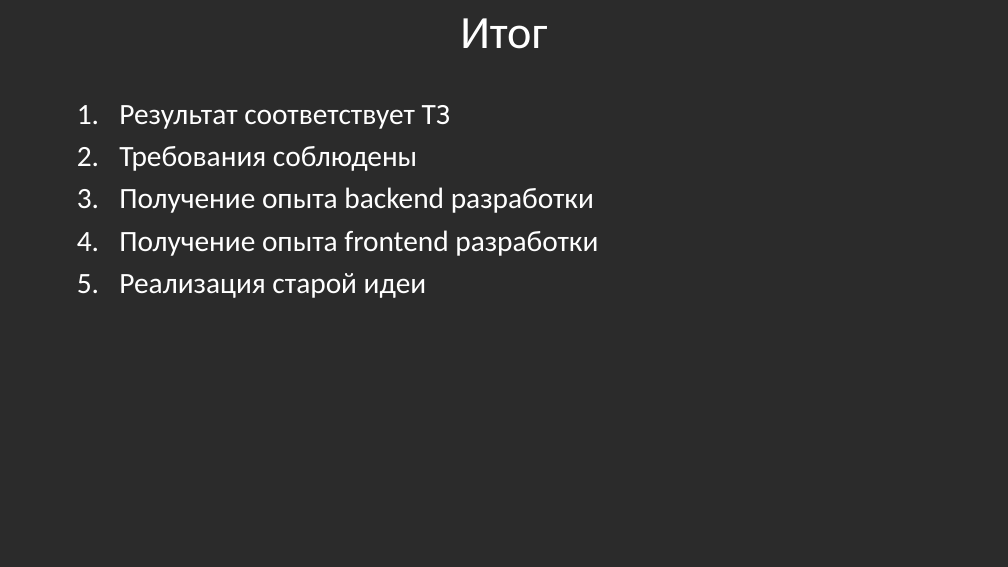
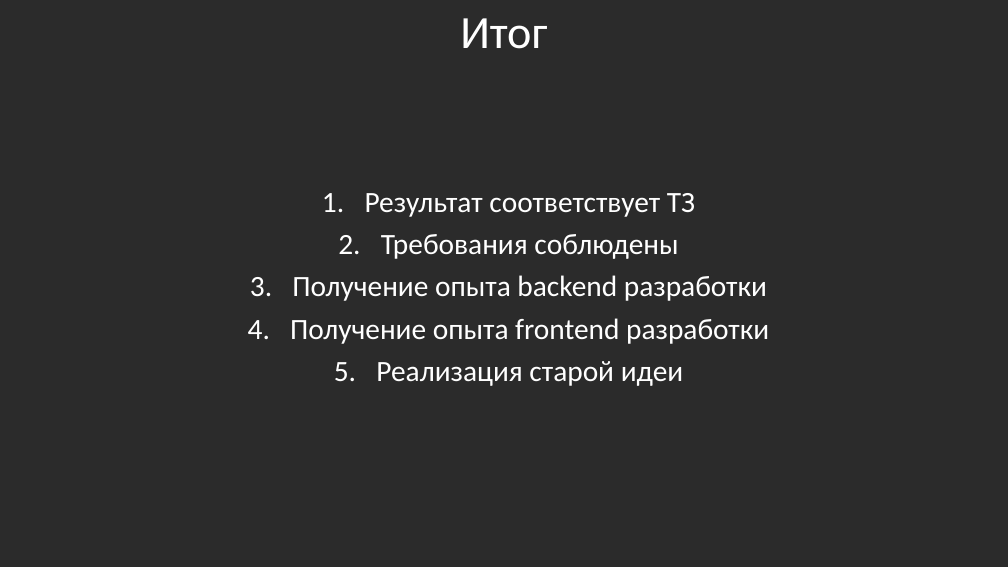
Before and after one commit to v1rus41l/onlinestore-project, a slide deck: slide 14 of about/presentation.pptx (slide 10 before the commit). Drawn at 1008x567 pixels with LibreOffice and Linux fonts; fonts in the diff are those of the drawing; background and template pictures are left out; a plain dark background stands for a picture behind light text. Boxes give left, top, right and bottom in pixels: in the first picture for what was removed or moved away, otherwise in the second. Text is boxed around its words. In the diff, an @@ line names an element or a change of style, - is before the commit and + after.

```diff
--- a/about/presentation.pptx
+++ b/about/presentation.pptx
@@ text "Результат соответствует ТЗ" at bbox=[290, 193, 769, 386]: alignment left to centre @@
```
Also in this commit, not shown: 3 other slides changed, 5 slides added, 1 slide removed, 4 other files.
